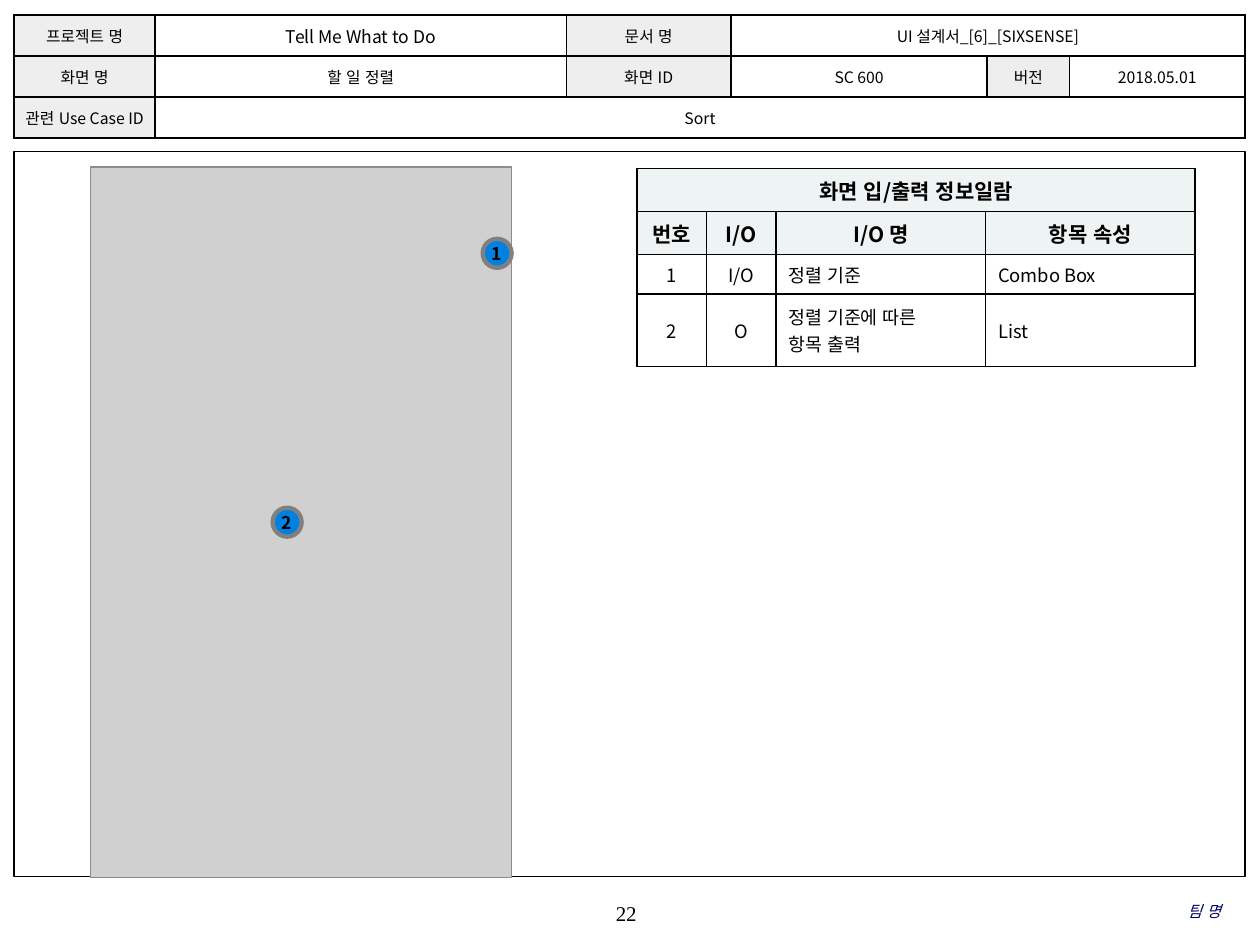
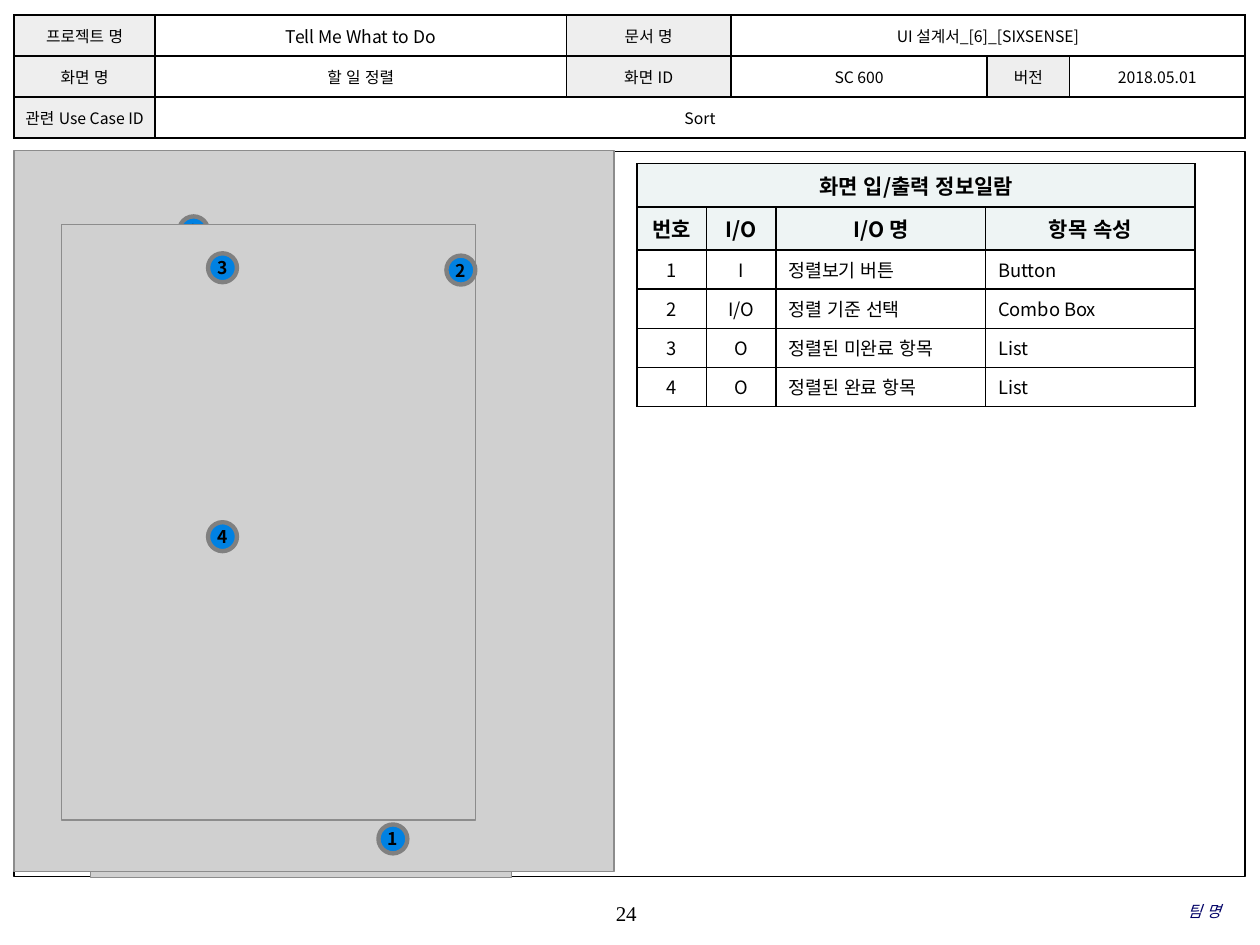
Before and after one commit to SMU-SE-Admin/18-1_6_SIXSENSE_Doc, a slide deck: slide 24 of 03 설계/UI 설계서_[6]_[SIXSENSE].pptx (slide 22 before the commit). Drawn at 1260x945 pixels with LibreOffice and Linux fonts; fonts in the diff are those of the drawing; grey boxes stand for pictures; background and template pictures are left out. Boxes give left, top, right and bottom in pixels: in the first picture for what was removed or moved away, otherwise in the second. Text is boxed around its words. In the diff, an @@ line names an element or a change of style, - is before the commit and + after.

```diff
--- a/03 설계/UI 설계서_[6]_[SIXSENSE].pptx
+++ b/03 설계/UI 설계서_[6]_[SIXSENSE].pptx
@@ picture added at <box>14,151,614,872</box> @@
@@ table at <box>638,164,1194,400</box> @@
-row 3: 1 | I/O | 정렬 기준 | Combo Box
-row 4: 2 | O | 정렬 기준에 따른 / 항목 출력 | List
+row 3: 1 | I | 정렬보기 버튼 | Button
+row 4: 2 | I/O | 정렬 기준 선택 | Combo Box
+row 5: 3 | O | 정렬된 미완료 항목 | List
+row 6: 4 | O | 정렬된 완료 항목 | List
@@ table: place and size @@
-table at <box>638,169,1194,357</box>
+table at <box>638,164,1194,400</box>
@@ picture added at <box>62,224,475,820</box> @@
@@ ellipse "2": place and size @@
-ellipse "2" at <box>272,508,301,537</box>
+ellipse "2" at <box>179,217,208,246</box>
@@ ellipse added at <box>208,253,237,282</box>, fill #0081E2, outline #808080 2.5 pt, 10 pt, text #000000, bold @@
+3
@@ ellipse added at <box>446,256,475,285</box>, fill #0081E2, outline #808080 2.5 pt, 10 pt, text #000000, bold @@
+2
@@ ellipse added at <box>208,522,237,551</box>, fill #0081E2, outline #808080 2.5 pt, 10 pt, text #000000, bold @@
+4
@@ ellipse "1": place and size @@
-ellipse "1" at <box>483,239,512,268</box>
+ellipse "1" at <box>378,824,407,853</box>
@@ page number at <box>616,907,637,921</box>: text changed @@
-22
+24
```
Also in this commit, not shown: 18 other slides changed, 4 slides added.
